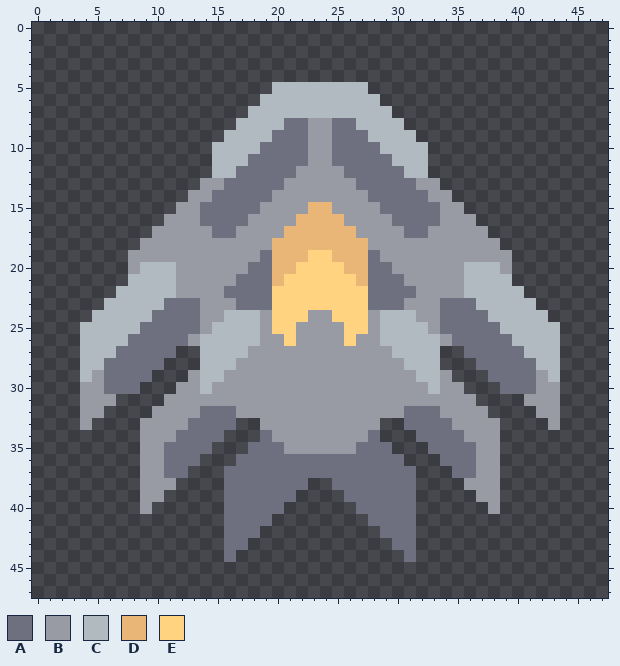
Pixel-art sprite -- core/assets-raw/sprites/units/vanguard.png. The picture above was drawn from the file before the commit.
The file is 48x48 pixels.
Palette (. is transparent): A #6e7080  B #989aa4  C #b0bac0  D #eab678  E #ffd37f
Pixels before, first column x 4:
 5 ................CCCCCCCC................
 6 ...............CCCCCCCCCC...............
 7 ..............CCCCCCCCCCCC..............
 8 .............CCCCAABBAACCCC.............
 9 ............CCCCAAABBAAACCCC............
10 ...........CCCCAAAABBAAAACCCC...........
11 ...........CCCAAAAABBAAAAACCC...........
12 ...........CCAAAAABBBBAAAAACC...........
13 ..........BBAAAAABBBBBBAAAAABB..........
14 .........BBAAAAABBBBBBBBAAAAABB.........
15 ........BBAAAAABBBBDDBBBBAAAAABB........
16 .......BBBAAAABBBBDDDDBBBBAAAABBB.......
17 ......BBBBBAABBBBDDDDDDBBBBAABBBBB......
18 .....BBBBBBBBBBBDDDDDDDDBBBBBBBBBBB.....
19 ....BBBBBBBBBBBADDDEEDDDABBBBBBBBBBB....
20 ....BCCCBBBBBBAADDEEEEDDAABBBBBBCCCB....
21 ....CCCCBBBBBAAADEEEEEEDAAABBBBBCCCC....
22 ...CCCCCBBBBAAAAEEEEEEEEAAAABBBBCCCCC...
23 ..CCCCCAAABBBAAAEEEEEEEEAAABBBAAACCCCC..
24 .CCCCCAAAABBCCCBEEEBBEEEBCCCBBAAAACCCCC.
25 CCCCCAAAAABCCCCBEEBBBBEEBCCCCBAAAAACCCCC
26 CCCCAAAAABCCCCCBBEBBBBEBBCCCCCBAAAAACCCC
27 CCCAAAAA..CCCCBBBBBBBBBBBBCCCC..AAAAACCC
28 CCAAAAA...CCCBBBBBBBBBBBBBBCCC...AAAAACC
29 CBAAAA...BCCBBBBBBBBBBBBBBBBCCB...AAAABC
30 BBAAA...BBCBBBBBBBBBBBBBBBBBBCBB...AAABB
31 BBB....BBBBBBBBBBBBBBBBBBBBBBBBBB....BBB
32 BB....BBBBAAABBBBBBBBBBBBBBAAABBBB....BB
33 B....BBBBAAAA..BBBBBBBBBB..AAAABBBB....B
34 .....BBBAAAA...ABBBBBBBBA...AAAABBB.....
35 .....BBAAAA...AAABBBBBBAAA...AAAABB.....
36 .....BBAAA...AAAAAAAAAAAAAA...AAABB.....
37 .....BBAA...AAAAAAAAAAAAAAAA...AABB.....
38 .....BBB....AAAAAAA..AAAAAAA....BBB.....
39 .....BB.....AAAAAA....AAAAAA.....BB.....
40 .....B......AAAAA......AAAAA......B.....
41 ............AAAA........AAAA............
42 ............AAA..........AAA............
43 ............AA............AA............
44 ............A..............A............
New version:
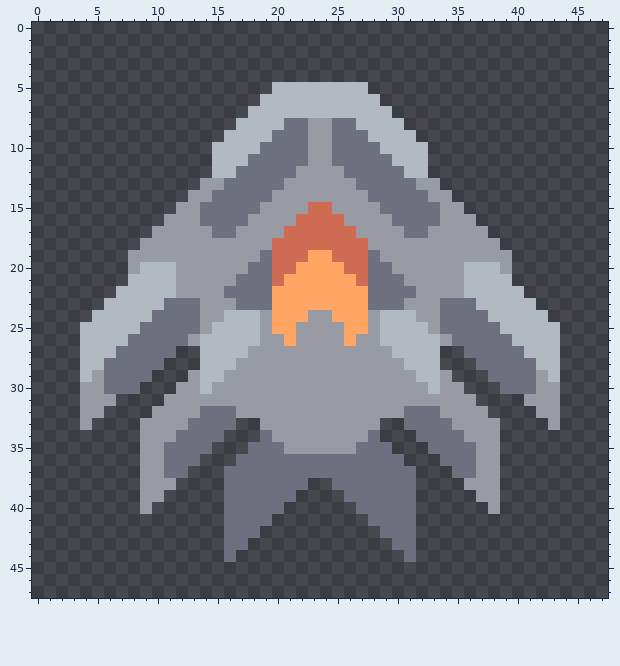
Change:
colour D: #eab678 -> #d06b53
colour E: #ffd37f -> #ffa665
Pixel boxes of the changes (left, top, right, bottom) in both pictures:
changed: (272, 202, 368, 346)
